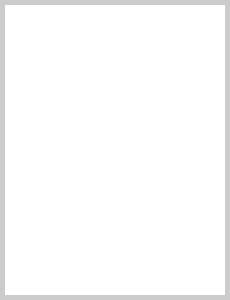
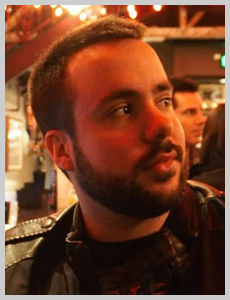
Layers edited between the first and the second (230, 300) image:
added layer "img-rafaelmonteiro" above "Plano de Fundo" over [5, 5, 225, 295]
